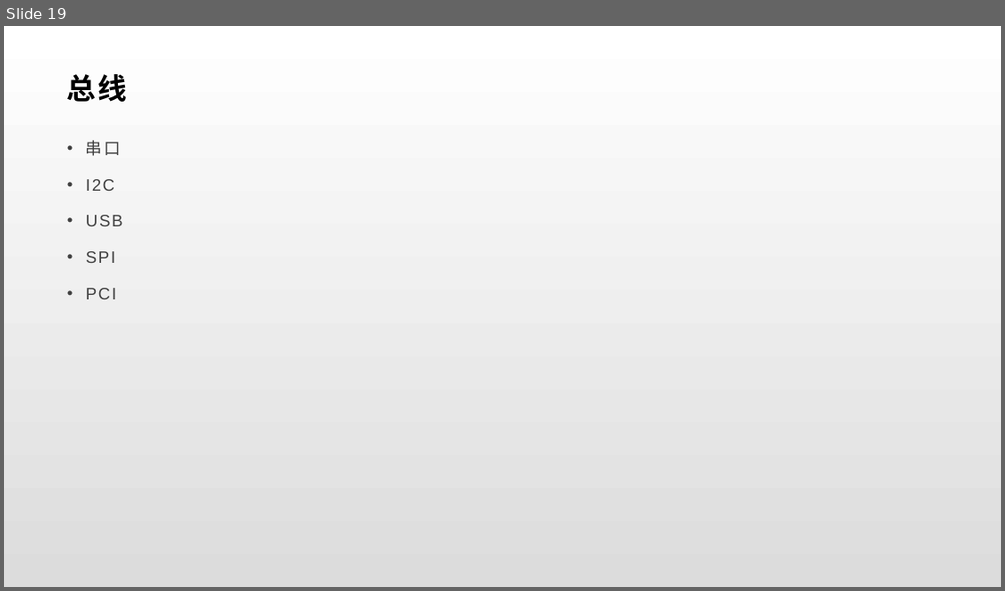
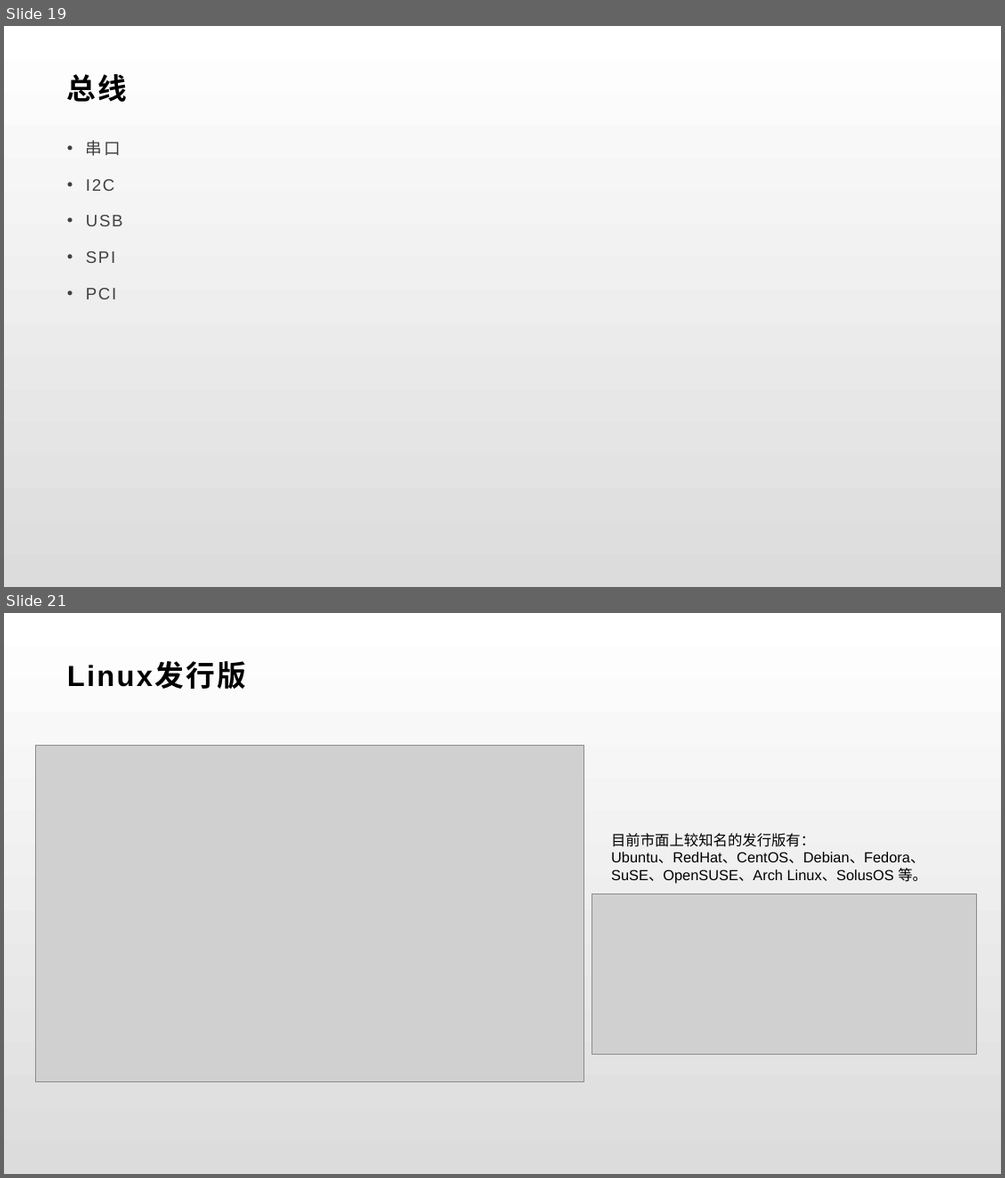
Before and after one commit to BrillianceRen/HanHua, a slide deck: brilliance/嵌入式.pptx. Shown one above the other, each under a label of ours: slide 19 before the commit, slides 19 and 21 after it; the slides between them are not shown. The pictures are 1005x591 and 1005x1178 pixels, drawn with LibreOffice and Linux fonts; fonts in the diff are those of the drawing; grey boxes stand for pictures. Boxes give left, top, right and bottom in pixels: in the first picture for what was removed or moved away, otherwise in the second. Text is boxed around its words. In the diff, an @@ line names an element or a change of style, - is before the commit and + after.

```diff
--- a/brilliance/嵌入式.pptx
+++ b/brilliance/嵌入式.pptx
@@ slide 21 added at [4, 613, 1001, 1174], background gradient #FFFFFF to #DCDCDC @@
@@ title added at [67, 663, 246, 689], 28 pt, text #000000, bold @@
+Linux发行版
@@ picture added at [35, 746, 583, 1082] @@
@@ text added at [611, 833, 927, 884], 14 pt, text #000000 @@
+目前市面上较知名的发行版有：
+Ubuntu、RedHat、CentOS、Debian、Fedora、SuSE、OpenSUSE、Arch Linux、SolusOS 等。
@@ picture added at [591, 893, 977, 1054] @@
```
Also in this commit, not shown: 17 other slides added, 18 other files.
